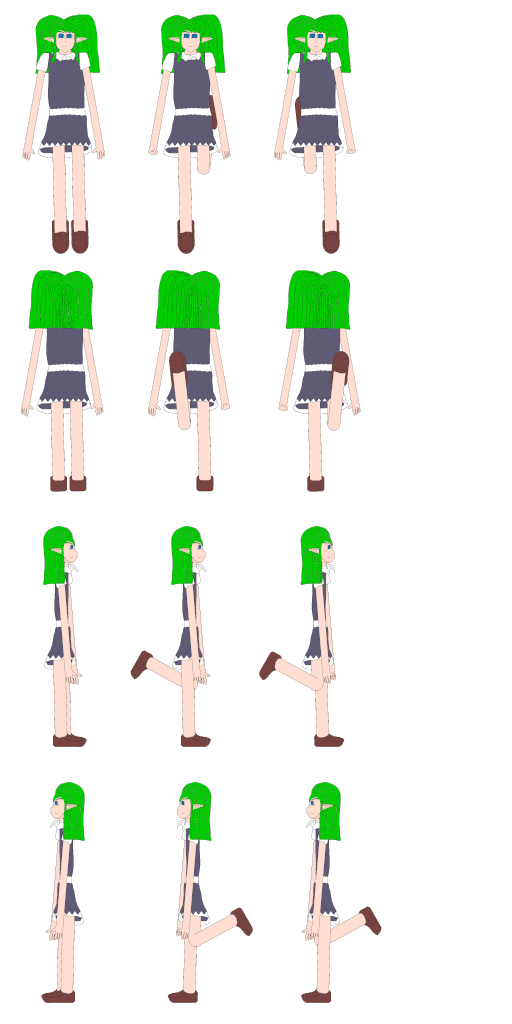
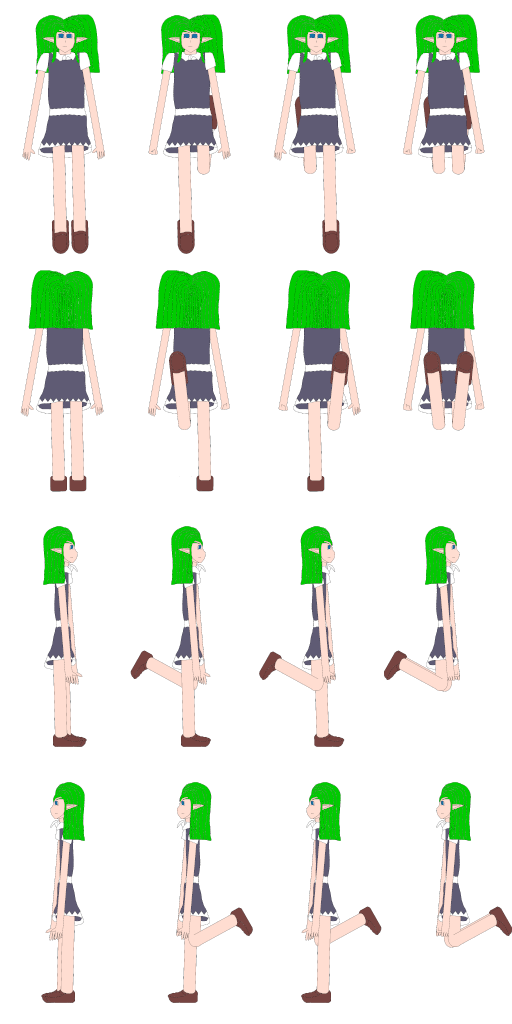
The second 512x1024 image is a revision of the first. Changes to its layers:
added layer "wjump" above "ejump" over [436, 782, 512, 948]
added layer "ejump" above "njump" over [384, 526, 460, 692]
added layer "njump" above "sjump" over [403, 270, 485, 431]
added layer "sjump" above "wwalk2.png" over [403, 14, 485, 175]
